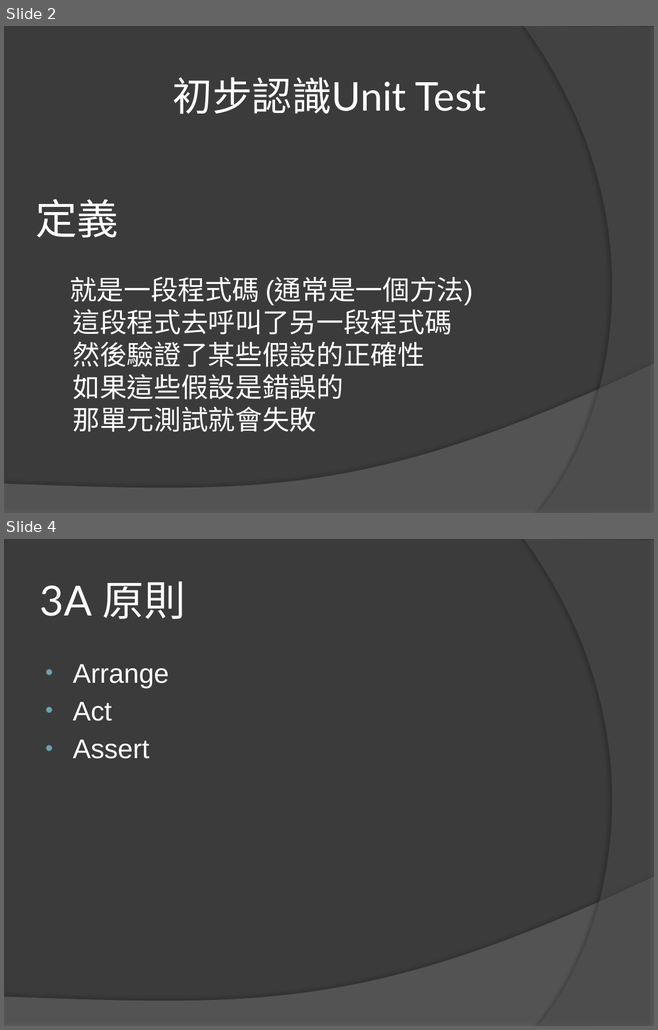
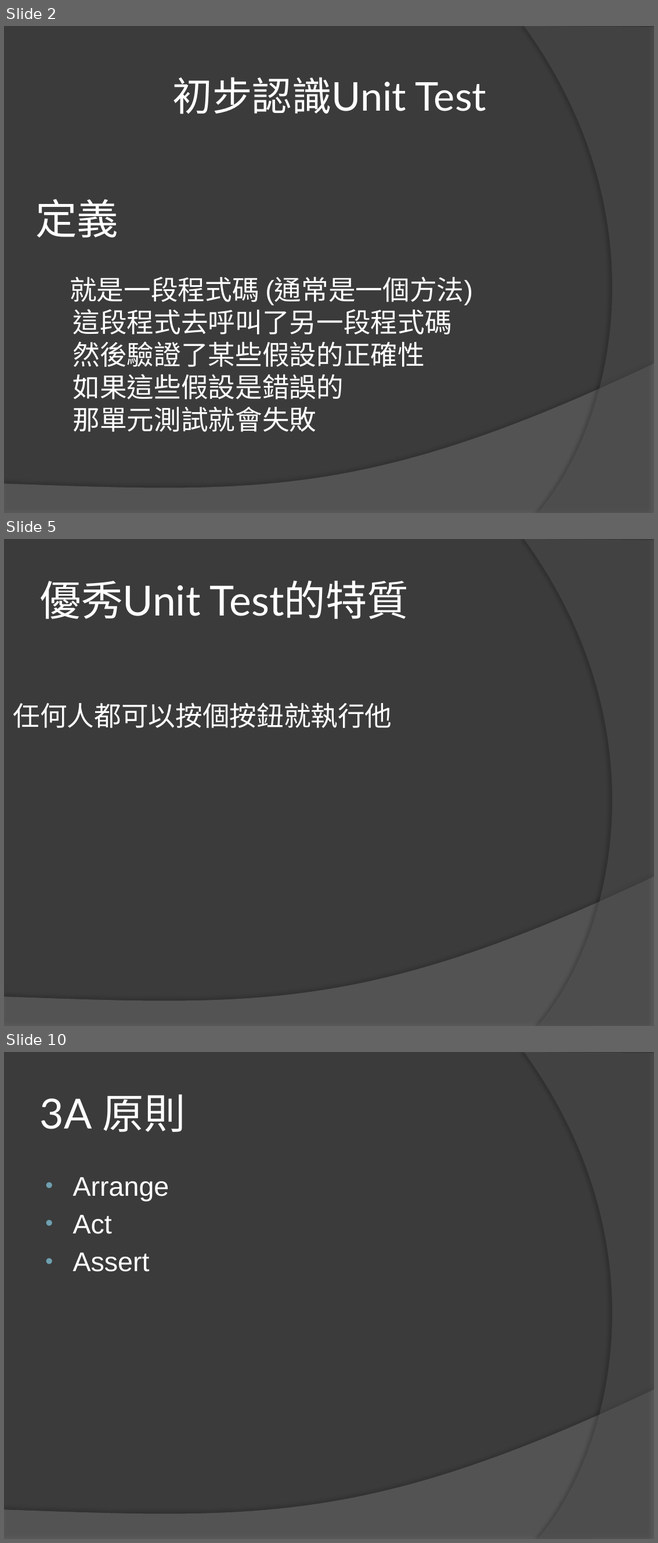
Before and after one commit to lintingwei/UnitTestBasic, a slide deck: Unit Test Basic.pptx. Shown one above the other, each under a label of ours: slides 2 and 4 before the commit, slides 2, 5 and 10 after it; the slides between them are not shown. The pictures are 658x1030 and 658x1543 pixels, drawn with LibreOffice and Linux fonts; fonts in the diff are those of the drawing. Boxes give left, top, right and bottom in pixels: in the first picture for what was removed or moved away, otherwise in the second. Text is boxed around its words. In the diff, an @@ line names an element or a change of style, - is before the commit and + after.

```diff
--- a/Unit Test Basic.pptx
+++ b/Unit Test Basic.pptx
@@ slide 5 added at [4,539,654,1026], background #3B3B3B; not listed: 2 template elements that a slide beside it also shows @@
@@ title added at [40,580,408,619], 46 pt, text #FFFFFF @@
+優秀Unit Test的特質
@@ text added at [13,703,391,728], 30 pt, text #FFFFFF @@
+任何人都可以按個按鈕就執行他
@@ what was slide 4 is now slide 10 @@
```
Also in this commit, not shown: 1 slide changed, 5 other slides added.
